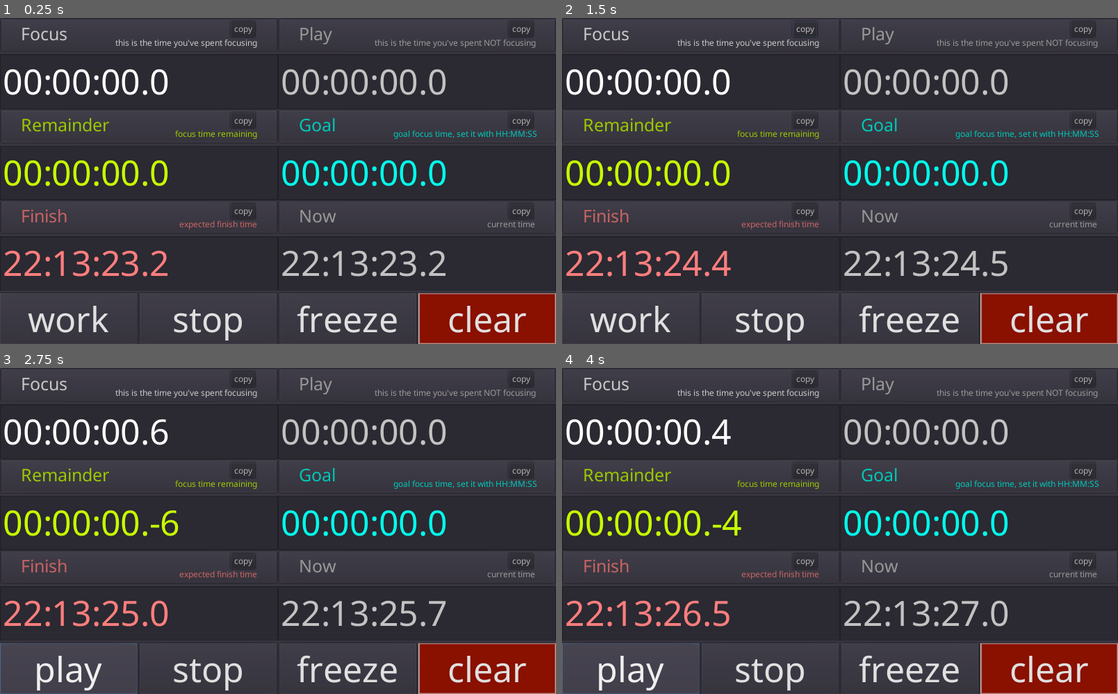
Above: before the commit, frames 1-4 (two rows, left to right).
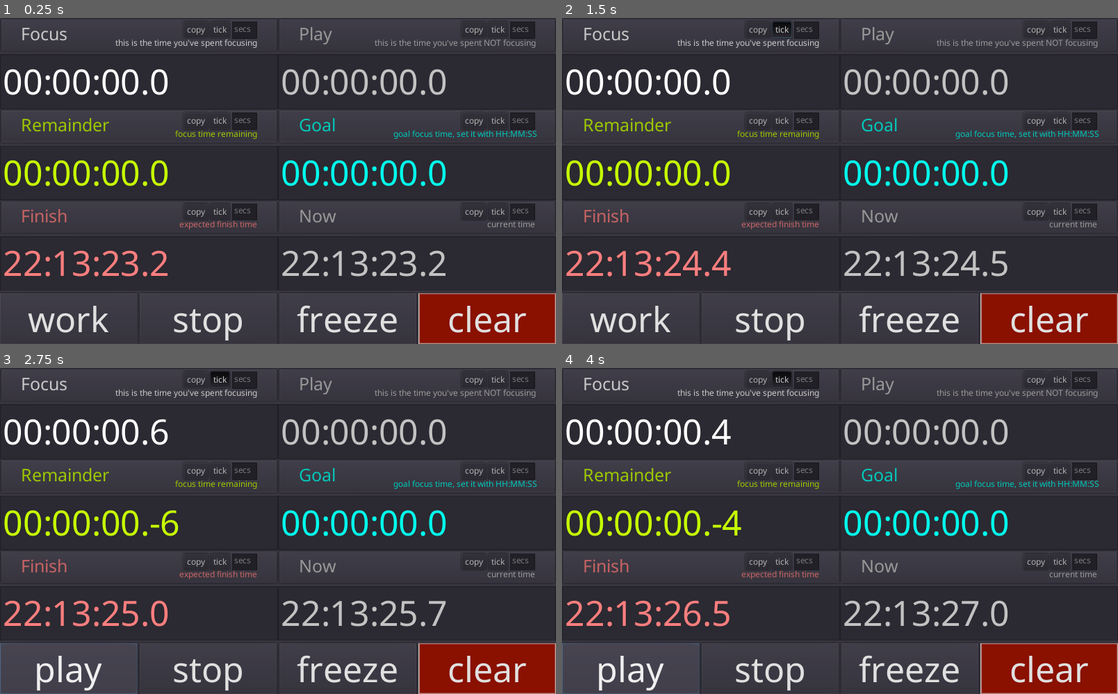
Above: after the commit, the same moments.

Repository: Streq/workplaytimer
Game: Godot game, scene res://main.tscn
The game is run twice, just before and just after one commit, with the same random seed, the same clock (stepped at 60 frames per second) and the same inputs.
Inputs (mouse positions are in pixels of both pictures, inside the frame that each line leads up to):
- Up to frame 1 (0.25 s): no input
- Up to frame 2 (1.5 s): click "copy" at 0.5 s; click (784, 31) at 1.25 s, where only the run after the commit has a clickable "tick"
- Up to frame 3 (2.75 s): click "work" at 2 s
- Up to frame 4 (4 s): click "clear" at 2.75 s; click "play" at 3.5 s

The runs differ from the first frame. In frame 1, 0.6% of the frame differs, in the area x 33-97%, y 1-63%; in frame 2, 0.8%, in the area x 33-97%, y 0-63%; in frame 3, 0.7%; in frame 4, 0.7%.

Commit message:
agregar sonido mocho de tic

Diff:
--- a/copy_to_clipboard.gd
+++ b/copy_to_clipboard.gd
@@ -1,12 +1,6 @@
 extends Button
 
 
-# Declare member variables here. Examples:
-# var a: int = 2
-# var b: String = "text"
-
-
-# Called when the node enters the scene tree for the first time.
 func _ready() -> void:
 	connect("pressed", self, "copy_to_clipboard")
 
--- a/expected_finish.gd
+++ b/expected_finish.gd
@@ -25,4 +25,5 @@
 	goal.connect("updated",self,"update_time")
 
 func update_time():
-	set_text(Global.to_text_wrap_hours(now.msec + remainder.msec))
+	set_msec(now.msec + remainder.msec)
+	set_text(Global.to_text_wrap_hours(msec))
--- a/now.gd
+++ b/now.gd
@@ -10,5 +10,5 @@
 	var now_sec = Global.from_text(Time.get_time_string_from_system())
 	#for subsecond precision, sucks I know
 	var now_sub_msec = int(Time.get_unix_time_from_system()*1000.0)%1000
-	msec = now_sec + now_sub_msec
+	set_msec(now_sec + now_sub_msec)
 	set_text(Global.to_text_wrap_hours(msec))
--- /dev/null
+++ b/tic.gd
@@ -0,0 +1,9 @@
+extends Button
+
+onready var sound = $sound
+
+func _ready() -> void:
+	connect("pressed", self, "tic")
+	tic()
+func tic():
+	sound.set_process(self.pressed)
--- /dev/null
+++ b/tick_sound.gd
@@ -0,0 +1,19 @@
+extends AudioStreamPlayer
+
+
+export var MS_PER_TIC := 1000
+
+func _process(delta):
+	var ms_now = owner.msec
+	var ms_before = owner.msec_before
+	check(ms_before, ms_now)
+
+func check(ms_before:int, ms_now:int):
+	if owner.is_processing() and ms_before/MS_PER_TIC != ms_now/MS_PER_TIC:
+		play()
+
+func _on_tic_time_text_changed(new_text:String):
+	var raw_val : float = new_text.to_float()
+	var val = int(raw_val*1000.0)
+	if val > 0:
+		MS_PER_TIC = val
--- a/time_label.gd
+++ b/time_label.gd
@@ -7,8 +7,14 @@
 signal stopped
 
 var msec := 0
+var msec_before := 0
 export var stopped := false
 export var color : Color = Color.aquamarine setget set_color
+
+func set_msec(val):
+	msec_before = msec
+	msec = val
+
 func set_color(val):
 	color = val
 	if !label:
--- a/work_remainder.gd
+++ b/work_remainder.gd
@@ -14,5 +14,5 @@
 func render_text() -> void:
 	if !goal:
 		yield(self,"ready")
-	msec = (goal.msec - timer.msec)
+	set_msec(goal.msec - timer.msec)
 	set_text(Global.to_text(msec))
--- a/work_timer.gd
+++ b/work_timer.gd
@@ -1,13 +1,16 @@
 extends TimeLabel
+
+
 tool
 var last_start_msec := 0
 
-func _process(delta: float) -> void:
+func _process(_ignored_: float) -> void:
 	if Engine.editor_hint:
 		return
 	var now = Global.now_msec()
-	var step = now - last_start_msec
-	msec += step
+	var delta = now - last_start_msec
+
+	set_msec(msec + delta)
 	last_start_msec = now
 	render_text()
 
--- a/work_timer.tscn
+++ b/work_timer.tscn
@@ -1,9 +1,12 @@
-[gd_scene load_steps=5 format=2]
+[gd_scene load_steps=8 format=2]
 
 [ext_resource path="res://work_timer.gd" type="Script" id=1]
 [ext_resource path="res://assets/fonts/medium_font.tres" type="DynamicFont" id=2]
 [ext_resource path="res://copy_to_clipboard.gd" type="Script" id=3]
 [ext_resource path="res://assets/fonts/small_font.tres" type="DynamicFont" id=4]
+[ext_resource path="res://tick_sound.gd" type="Script" id=5]
+[ext_resource path="res://assets/sfx/tic.wav" type="AudioStream" id=6]
+[ext_resource path="res://tic.gd" type="Script" id=7]
 
 [node name="work_timer" type="VBoxContainer"]
 margin_right = 461.0
@@ -53,12 +56,34 @@
 
 [node name="Button" type="Button" parent="Panel/MarginContainer/VBoxContainer/title/HBoxContainer"]
 margin_right = 48.0
-margin_bottom = 29.0
+margin_bottom = 33.0
 grow_horizontal = 0
 custom_fonts/font = ExtResource( 4 )
 text = "copy"
 align = 0
 script = ExtResource( 3 )
+
+[node name="tic" type="Button" parent="Panel/MarginContainer/VBoxContainer/title/HBoxContainer"]
+margin_left = 52.0
+margin_right = 91.0
+margin_bottom = 33.0
+grow_horizontal = 0
+custom_fonts/font = ExtResource( 4 )
+toggle_mode = true
+text = "tick"
+align = 0
+script = ExtResource( 7 )
+
+[node name="sound" type="AudioStreamPlayer" parent="Panel/MarginContainer/VBoxContainer/title/HBoxContainer/tic"]
+stream = ExtResource( 6 )
+script = ExtResource( 5 )
+
+[node name="tic_time" type="LineEdit" parent="Panel/MarginContainer/VBoxContainer/title/HBoxContainer"]
+margin_left = 95.0
+margin_right = 153.0
+margin_bottom = 33.0
+custom_fonts/font = ExtResource( 4 )
+placeholder_text = "secs"
 
 [node name="description" type="Label" parent="Panel/MarginContainer/VBoxContainer"]
 unique_name_in_owner = true
@@ -79,3 +104,5 @@
 size_flags_vertical = 3
 text = "00:00:00"
 placeholder_text = "00:00:00.0"
+
+[connection signal="text_changed" from="Panel/MarginContainer/VBoxContainer/title/HBoxContainer/tic_time" to="Panel/MarginContainer/VBoxContainer/title/HBoxContainer/tic/sound" method="_on_tic_time_text_changed"]
Not shown, added: assets/sfx/tic.wav.import
Not shown, added: assets/sfx/tic.wav
